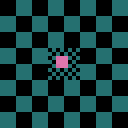
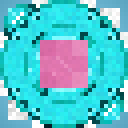
Two versions of the same layered image (128×128). Layer-by-layer changes:
showed group "particles done resize" (157 layers) over (0, 0, 128, 128)
added group "cherry leaves particles 4x vanilla" with 12 layers in group "particles done resize" over (40, 40, 88, 88)
added layer "cherry_11.png #1" in group "cherry leaves particles 4x vanilla" over (40, 40, 88, 88)
added layer "cherry_10.png #1" in group "cherry leaves particles 4x vanilla" over (40, 40, 88, 88)
added layer "cherry_9.png #1" in group "cherry leaves particles 4x vanilla" over (40, 40, 88, 88)
added layer "cherry_8.png #1" in group "cherry leaves particles 4x vanilla" over (40, 40, 88, 88)
added layer "cherry_7.png #1" in group "cherry leaves particles 4x vanilla" over (40, 40, 88, 88)
added layer "cherry_6.png #1" in group "cherry leaves particles 4x vanilla" over (40, 40, 88, 88)
added layer "cherry_5.png #1" in group "cherry leaves particles 4x vanilla" over (40, 40, 88, 88)
added layer "cherry_4.png #1" in group "cherry leaves particles 4x vanilla" over (40, 40, 88, 88)
added layer "cherry_3.png #1" in group "cherry leaves particles 4x vanilla" over (40, 40, 88, 88)
added layer "cherry_2.png #1" in group "cherry leaves particles 4x vanilla" over (40, 40, 88, 88)
added layer "cherry_1.png #1" in group "cherry leaves particles 4x vanilla" over (40, 40, 88, 88)
added layer "cherry_0.png #1" in group "cherry leaves particles 4x vanilla" over (40, 40, 88, 88)
showed group "particles done 8x" (82 layers) over (0, 0, 128, 128)
moved "cherry leaves 3x3" into group "particles done 8x" over (56, 56, 68, 68)
hid "cherry_11.png" over (56, 56, 68, 68)
hid "cherry_10.png" over (56, 56, 68, 68)
hid "cherry_8.png" over (56, 56, 68, 68)
hid "cherry_7.png" over (56, 56, 68, 68)
hid "cherry_6.png" over (56, 56, 68, 68)
hid "cherry_5.png" over (56, 56, 68, 68)
hid "16x" over (48, 48, 80, 80)
hid "Layer" over (0, 0, 128, 128)
…and 5 more changes (5 visibility)
